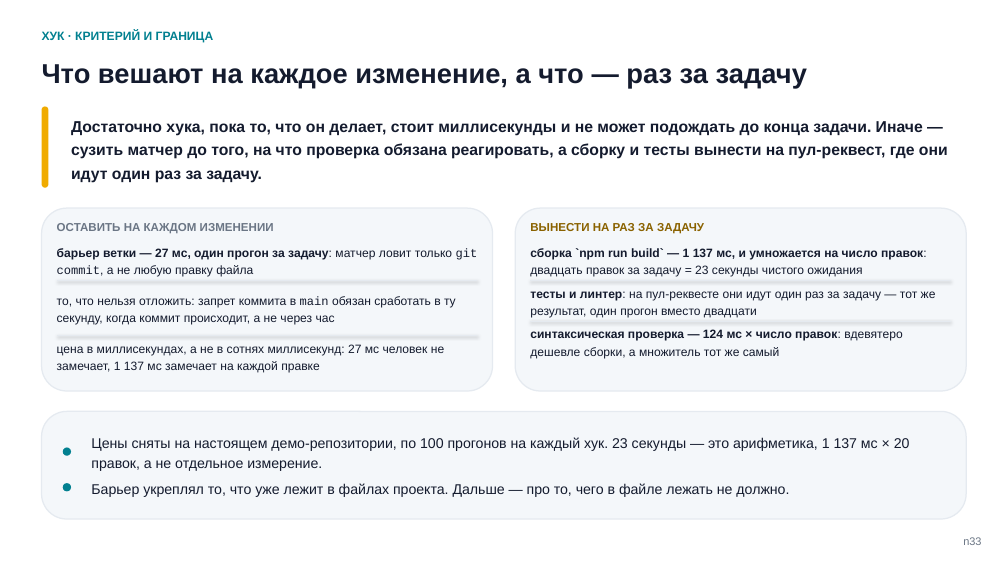
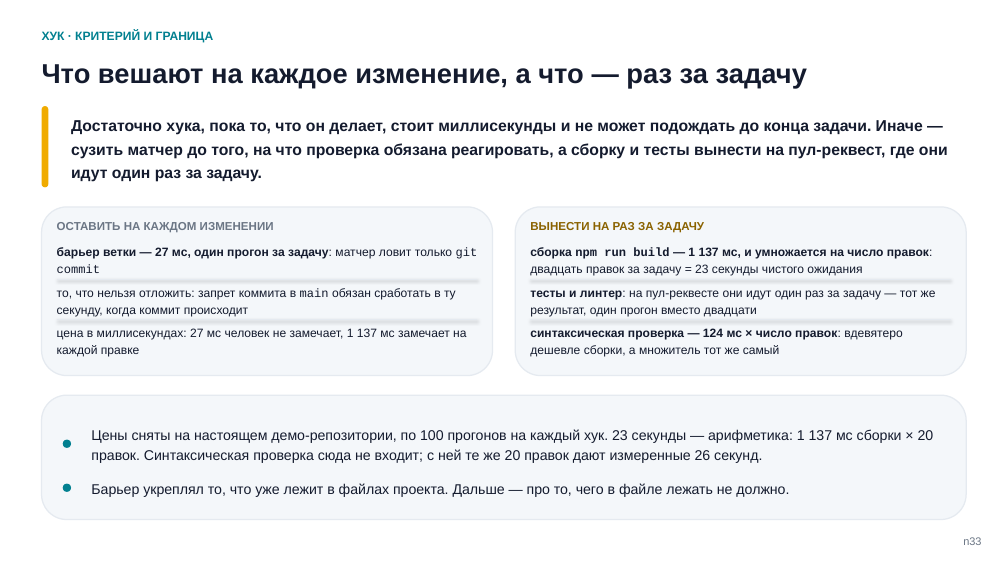
Before and after one commit to tellina-study/AI-usage-lessons, a slide deck: slide 33 of library/seminars/sem-05/rendered/sem-05-n.pptx. Drawn at 1008x567 pixels with LibreOffice and Linux fonts; fonts in the diff are those of the drawing. Boxes give left, top, right and bottom in pixels: in the first picture for what was removed or moved away, otherwise in the second. Text is boxed around its words. In the diff, an @@ line names an element or a change of style, - is before the commit and + after.

```diff
--- a/library/seminars/sem-05/rendered/sem-05-n.pptx
+++ b/library/seminars/sem-05/rendered/sem-05-n.pptx
@@ rounded rectangle: place and size @@
-rounded rectangle at box(42, 208, 492, 391)
+rounded rectangle at box(42, 207, 492, 376)
@@ proportions changed in 3 elements at box(42, 395, 966, 520), box(42, 207, 492, 376), box(516, 207, 966, 376) @@
@@ rounded rectangle: place and size @@
-rounded rectangle at box(516, 208, 966, 391)
+rounded rectangle at box(516, 207, 966, 376)
@@ text at box(57, 247, 478, 273): text changed; bold on @@
-барьер ветки — 27 мс, один прогон за задачу: матчер ловит только git commit, а не любую правку файла
+барьер ветки — 27 мс, один прогон за задачу: матчер ловит только git commit
@@ text at box(530, 247, 933, 276): text changed @@
-сборка `npm run build` — 1 137 мс, и умножается на число правок: двадцать правок за задачу = 23 секунды чистого ожидания
+сборка npm run build — 1 137 мс, и умножается на число правок: двадцать правок за задачу = 23 секунды чистого ожидания
@@ text at box(57, 288, 456, 316): text changed @@
-то, что нельзя отложить: запрет коммита в main обязан сработать в ту секунду, когда коммит происходит, а не через час
+то, что нельзя отложить: запрет коммита в main обязан сработать в ту секунду, когда коммит происходит
@@ text at box(57, 328, 466, 357): text changed @@
-цена в миллисекундах, а не в сотнях миллисекунд: 27 мс человек не замечает, 1 137 мс замечает на каждой правке
+цена в миллисекундах: 27 мс человек не замечает, 1 137 мс замечает на каждой правке
@@ line moved from (57, 336) - (478, 336) to (57, 320) - (478, 320) @@
@@ rounded rectangle: place and size @@
-rounded rectangle at box(42, 411, 966, 519)
+rounded rectangle at box(42, 395, 966, 520)
@@ rounded rectangle: place and size @@
-rounded rectangle at box(63, 448, 71, 456)
+rounded rectangle at box(63, 439, 71, 448)
@@ text at box(91, 429, 934, 463): text changed @@
-Цены сняты на настоящем демо-репозитории, по 100 прогонов на каждый хук. 23 секунды — это арифметика, 1 137 мс × 20 правок, а не отдельное измерение.
+Цены сняты на настоящем демо-репозитории, по 100 прогонов на каждый хук. 23 секунды — арифметика: 1 137 мс сборки × 20 правок. Синтаксическая проверка сюда не входит; с ней те же 20 правок дают измеренные 26 секунд.
```
Also in this commit, not shown: 25 other slides changed, 2 slides added, 2 slides removed, 28 other files.
